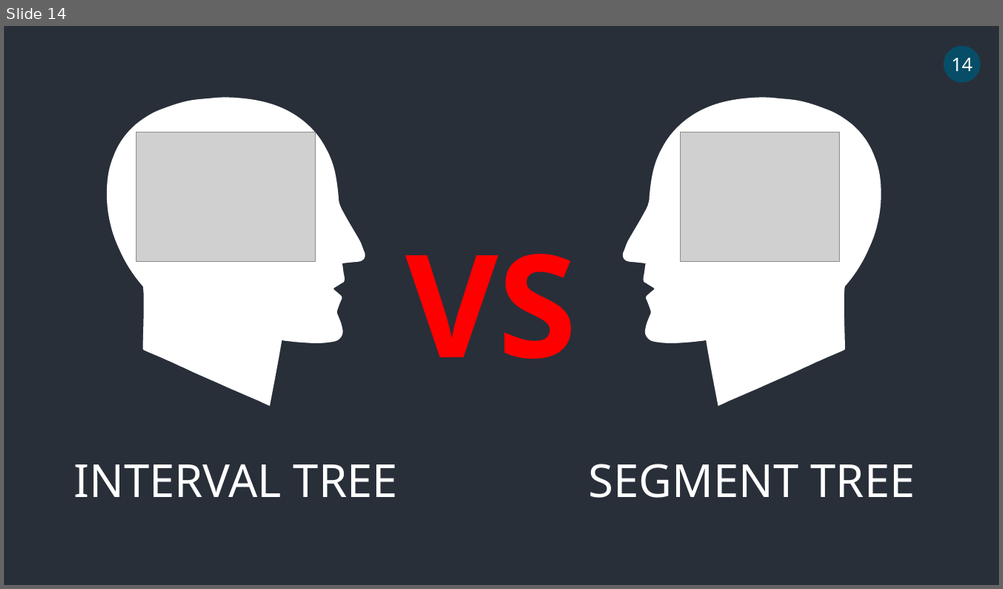
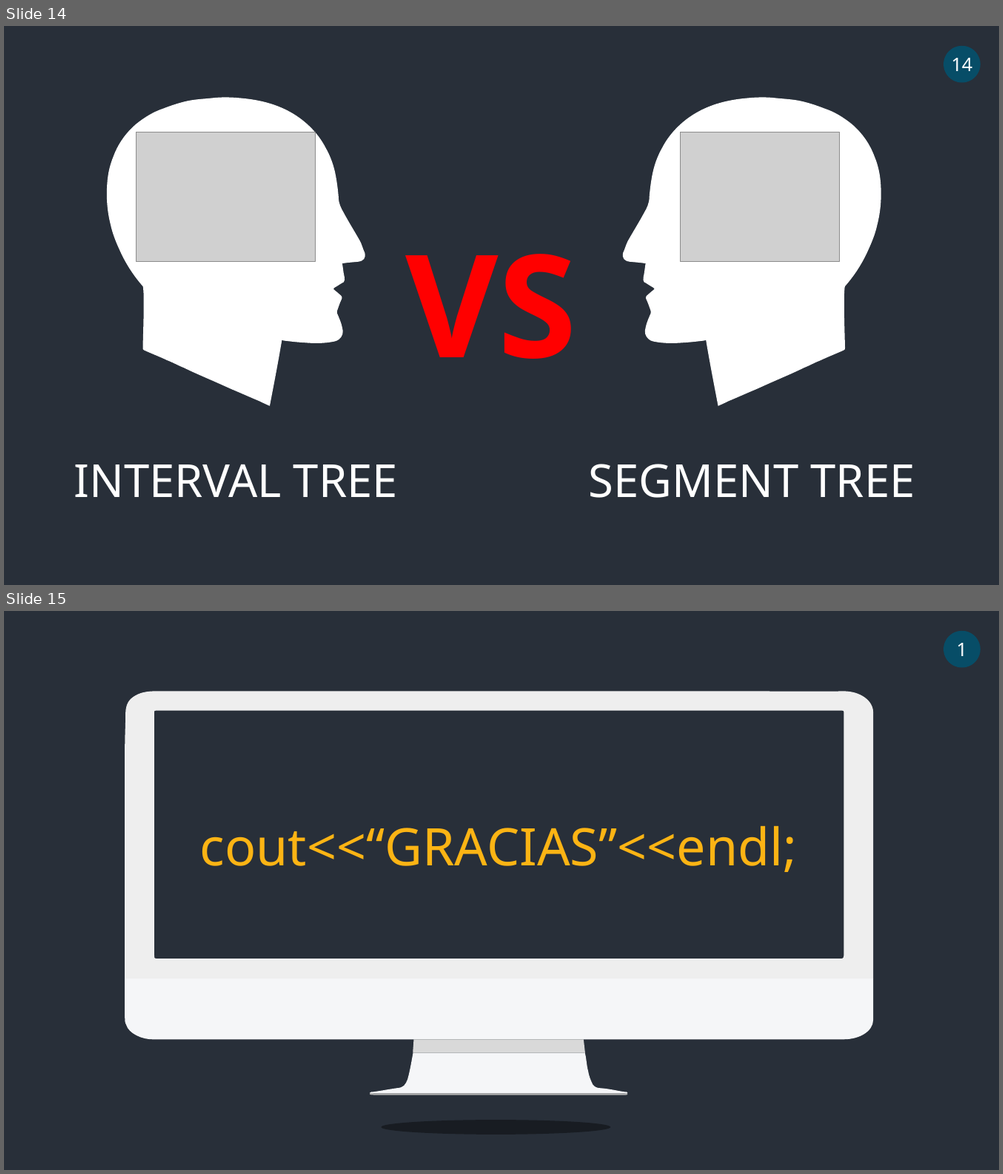
Before and after one commit to ElvisMinayaM/INTERVAL-TREE, a slide deck: INTERVAL TREE.pptx. Shown one above the other, each under a label of ours: slide 14 before the commit, slides 14 and 15 after it. The pictures are 1003x589 and 1003x1174 pixels, drawn with LibreOffice and Linux fonts; fonts in the diff are those of the drawing; grey boxes stand for pictures. Boxes give left, top, right and bottom in pixels: in the first picture for what was removed or moved away, otherwise in the second. Text is boxed around its words. In the diff, an @@ line names an element or a change of style, - is before the commit and + after.

```diff
--- a/INTERVAL TREE.pptx
+++ b/INTERVAL TREE.pptx
@@ slide 15 added at (4, 611, 999, 1170), background #282F39 @@
@@ ellipse added at (943, 631, 980, 668), fill #074D67, 18 pt, text #FFFFFF @@
+1
@@ text added at (200, 826, 797, 872), 50 pt, text #FCB414 @@
+cout<<“GRACIAS”<<endl;
@@ group added at (125, 691, 874, 1096): 5 freeform shapes @@
@@ ellipse added at (381, 1121, 611, 1136), fill #000000 at 40% opacity @@
```
Also in this commit, not shown: 2 slides changed, 4 other slides added, 4 slides removed.
